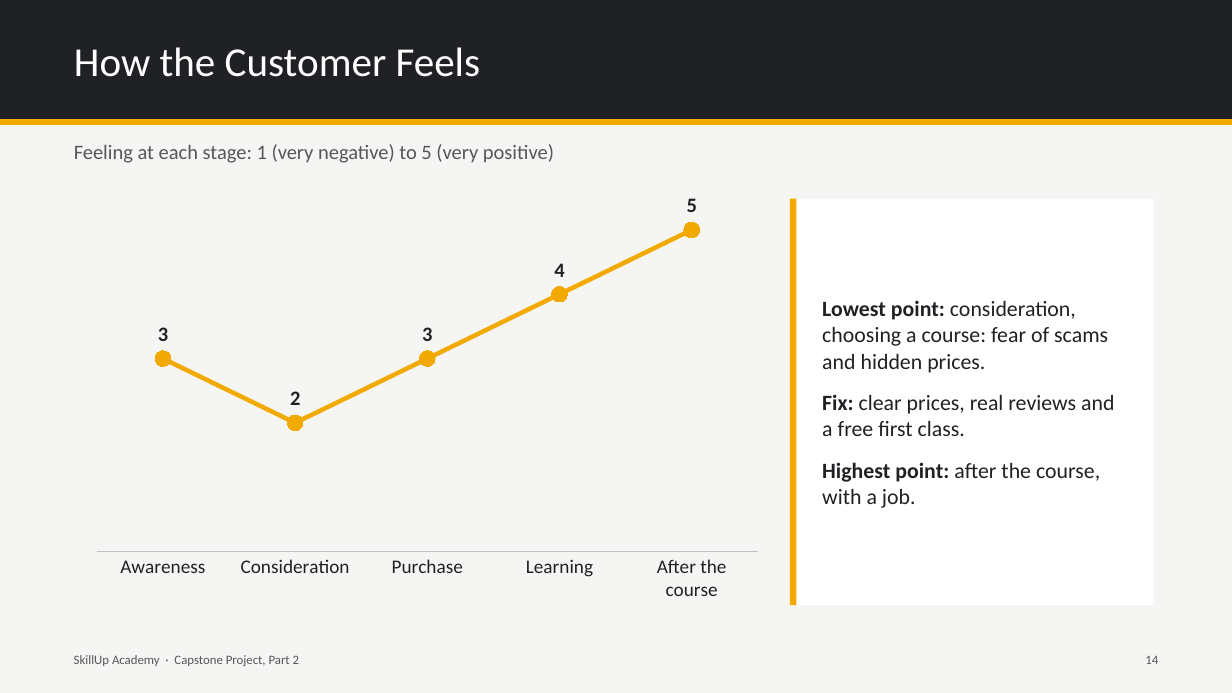
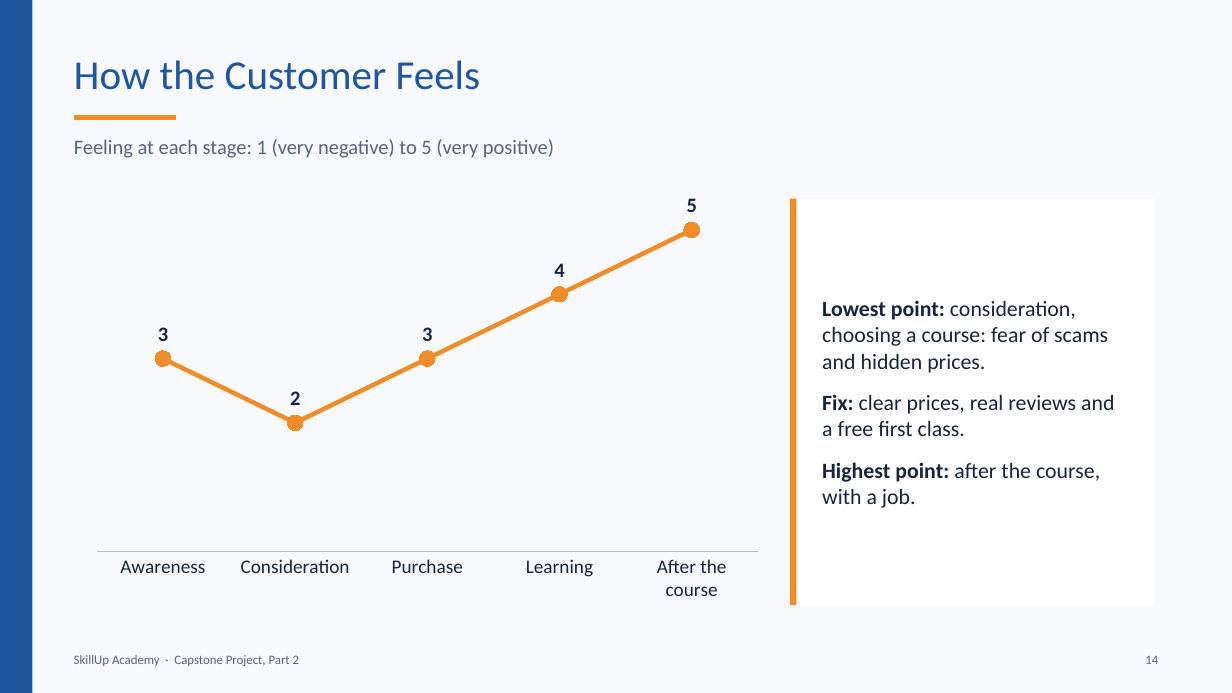
Before and after one commit to BadboyVee/BlackHoleeee, a slide deck: slide 14 of capstone/Customer_Analysis.pptx. Drawn at 1232x693 pixels with LibreOffice and Linux fonts; fonts in the diff are those of the drawing. Boxes give left, top, right and bottom in pixels: in the first picture for what was removed or moved away, otherwise in the second. Text is boxed around its words. In the diff, an @@ line names an element or a change of style, - is before the commit and + after.

```diff
--- a/capstone/Customer_Analysis.pptx
+++ b/capstone/Customer_Analysis.pptx
@@ background #F5F5F3 to #F7F9FC @@
@@ rectangle removed at (0, 0, 1232, 120) @@
@@ rectangle added at (0, 0, 32, 693), fill #1E56A0 @@
@@ title "How the Customer Feels": place and size @@
-title "How the Customer Feels" at (74, 47, 481, 77)
+title "How the Customer Feels" at (74, 60, 481, 90)
@@ title "How the Customer Feels" at (74, 60, 481, 90): text colour #FFFFFF to #1E56A0 @@
@@ line added from (74, 117) to (176, 117), #F28C28 4 pt @@
@@ line removed from (0, 122) to (1232, 122) @@
@@ text colour #57575A to #55657A in 3 elements at (74, 655, 299, 666), (1145, 656, 1158, 664), (74, 139, 554, 158) @@
@@ line chart at (83, 189, 772, 610) @@
@@ colour of Series 1 #F2A900 to #F28C28 @@
@@ lettering changed @@
@@ rectangle at (790, 199, 797, 605): fill #F2A900 to #F28C28 @@
@@ text "Lowest point: consideration, choosing a ..." at (822, 300, 1114, 508): text colour #202124 to #17243A @@
```
Also in this commit, not shown: 15 other slides changed, 7 other files.
